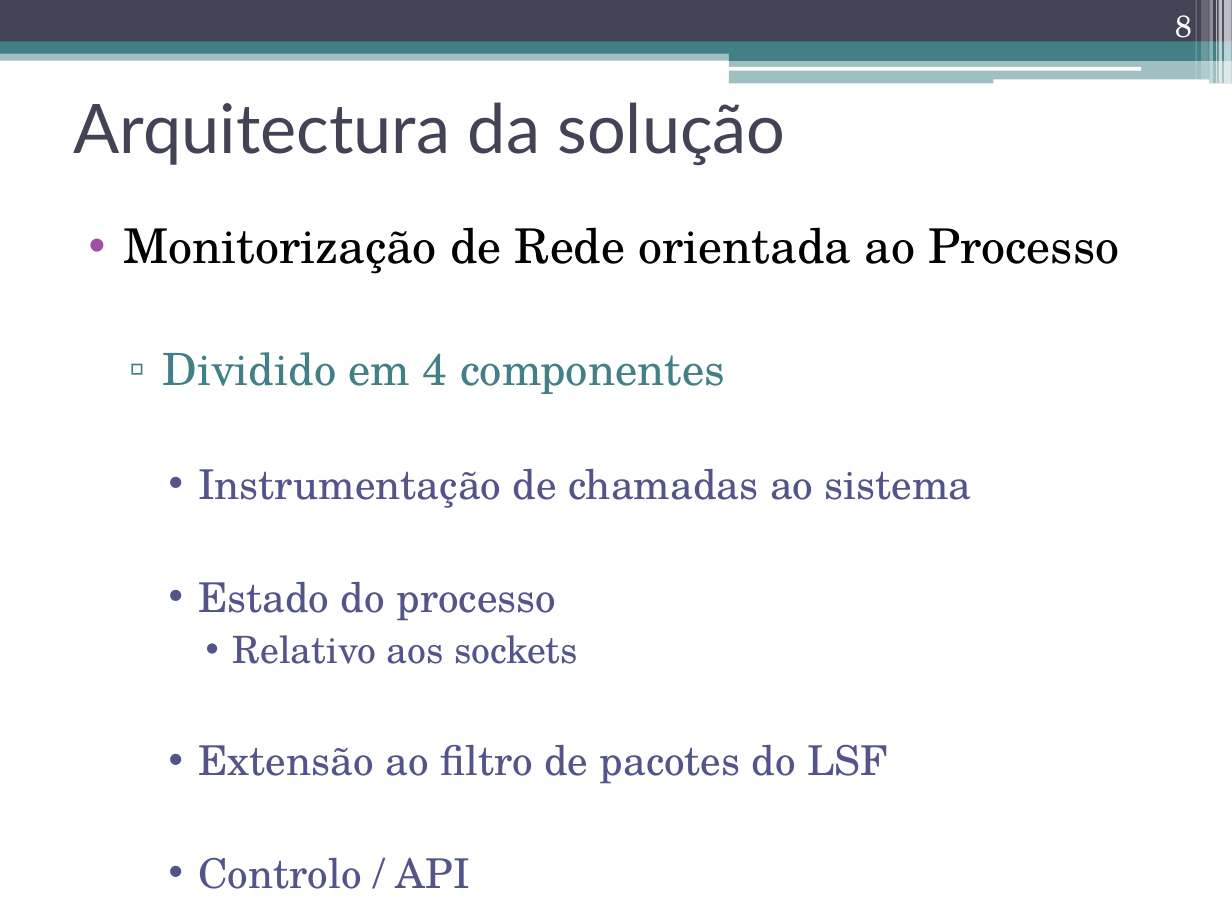
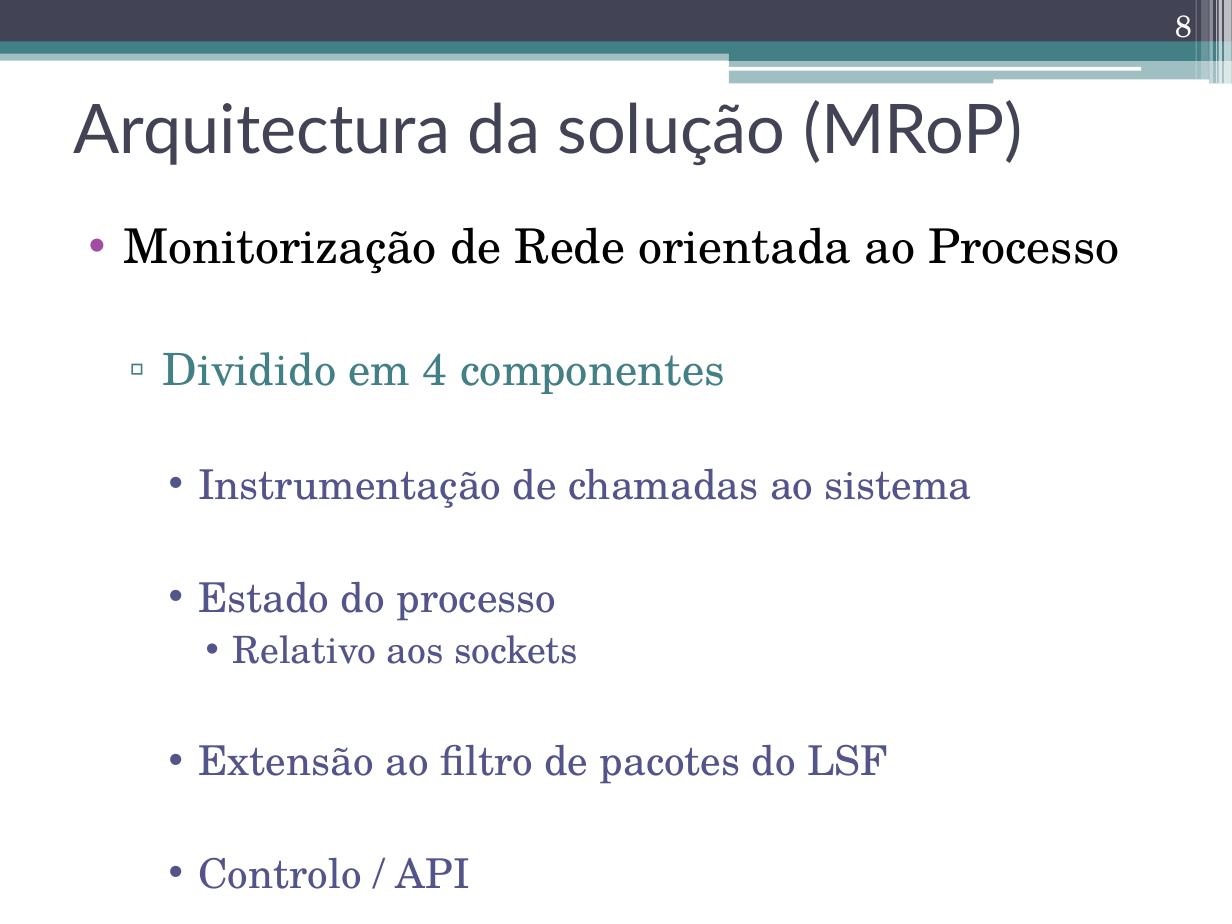
Before and after one commit to nunogmartins/cap_dissertation, a slide deck: slide 8 of doc/apresentacao_dissertacao.pptx. Drawn at 1232x924 pixels with LibreOffice and Linux fonts; fonts in the diff are those of the drawing. Boxes give left, top, right and bottom in pixels: in the first picture for what was removed or moved away, otherwise in the second. Text is boxed around its words. In the diff, an @@ line names an element or a change of style, - is before the commit and + after.

```diff
--- a/doc/apresentacao_dissertacao.pptx
+++ b/doc/apresentacao_dissertacao.pptx
@@ title at bbox=[74, 100, 1022, 165]: text changed @@
-Arquitectura da solução
+Arquitectura da solução (MRoP)
```
Also in this commit, not shown: 11 other slides changed.
